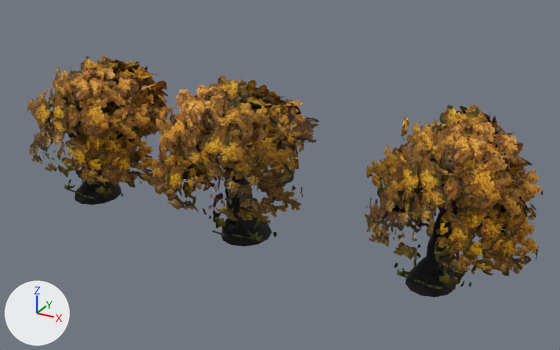
Before and after pictures for a commit that changed the glTF model godot/project/assets/forest_rescue/forest/lf_env_golden_oak.glb.
Rendered twice from a 50 mm camera at (48.3, -51.2, 31.6) aimed at (19.4, 1.3, 5.3). The axes (+X, +Y, +Z) are drawn at lower left. The lights are the same throughout. The first picture is the older version. Objects named as collision shapes, trigger or cutter boxes, shadow casters or lower levels of detail are left out. Where no turn or scale is listed for an object, it has been applied to the vertices. Vertices at exactly the same position are counted once.

Names of what the first picture shows: 'lf_env_golden_oak_v1_LOD0', 'lf_env_golden_oak_v2_LOD0', 'lf_env_golden_oak_v3_LOD0'.
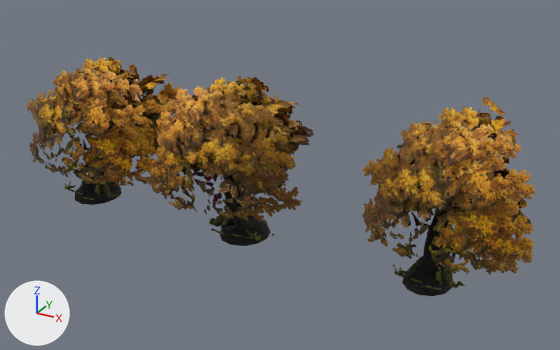
Where the change shows, as pixel boxes (x1, y1, x2, y2) in the pictures (560 x 350 px):
'lf_env_golden_oak_v3_LOD0', reshaped, moved: before (365, 105, 543, 297); after (362, 97, 536, 296)
'lf_env_golden_oak_v2_LOD0', reshaped, moved: before (151, 75, 319, 247); after (150, 75, 314, 246)
'lf_env_golden_oak_v1_LOD0', reshaped: before (27, 56, 176, 205); after (27, 57, 180, 205)
part 1 of me_lf_env_golden_oak_v1_lod0, deleted (brown): before (30, 58, 176, 199)
part 2 of me_lf_env_golden_oak_v1_lod0, reshaped (mostly hidden before): before (31, 111, 119, 186); after (30, 57, 180, 201)
part 3 of me_lf_env_golden_oak_v1_lod0, surface changed: (37, 58, 152, 197) in both
part 4 of me_lf_env_golden_oak_v2_lod0, deleted (brown): before (158, 79, 319, 241)
part 5 of me_lf_env_golden_oak_v2_lod0, reshaped: before (164, 143, 285, 223); after (159, 75, 314, 240)
part 6 of me_lf_env_golden_oak_v2_lod0, surface changed: (159, 77, 296, 220) in both
part 7 of me_lf_env_golden_oak_v3_lod0, rebuilt (not visible before): after (411, 212, 420, 226)
part 8 of me_lf_env_golden_oak_v3_lod0, deleted (brown): before (367, 106, 538, 290)
part 9 of me_lf_env_golden_oak_v3_lod0, reshaped: before (366, 149, 483, 272); after (365, 97, 531, 291)
part 10 of me_lf_env_golden_oak_v3_lod0, surface changed: before (369, 105, 543, 287); after (364, 107, 536, 286)

Patch to the scene script:
```diff
--- a/godot/project/assets/forest_rescue/forest/lf_env_golden_oak.glb.py
+++ b/godot/project/assets/forest_rescue/forest/lf_env_golden_oak.glb.py
@@ me_lf_env_golden_oak_v1_lod0 @@
-me_lf_env_golden_oak_v1_lod0.from_pydata(...)  # 4659 vertices, 3620 faces; spans x -6.19..8.5, y -5.81..6.92, z -0.3..13.59
+me_lf_env_golden_oak_v1_lod0.from_pydata(...)  # 4542 vertices, 3494 faces; spans x -6.1..8.5, y -5.94..7.51, z -0.3..13.59
+# me_lf_env_golden_oak_v1_lod0 part 1: 727 loose pieces with 3469 vertices, spanning x -6.19..8.06, y -5.74..6.92, z 0.2..12.97, are deleted
+# me_lf_env_golden_oak_v1_lod0 part 2: 4 vertices moved within x -3.74..2.9, y -3.68..1.29, z 4.2..8.93; 121 vertices removed from x -3.74..3.85, y -4.56..2.36, z 0.89..8.98; 3458 vertices added at x -6.1..8.05, y -5.94..7.51, z 0.2..13.03
+# me_lf_env_golden_oak_v1_lod0 part 3: 108 kept faces spanning x -5.76..8.5, y -5.33..2.64, z 0.21..13.59 get new texture (UV) coordinates
+# other edits to the shape of me_lf_env_golden_oak_v1_lod0 do not show in these pictures
 me_lf_env_golden_oak_v1_lod0.materials.append(mat_lf_bark_oak)
@@ me_lf_env_golden_oak_v2_lod0 @@
-me_lf_env_golden_oak_v2_lod0.from_pydata(...)  # 4567 vertices, 3574 faces; spans x -8.75..5.97, y -5.86..8.07, z -0.3..13.6
+me_lf_env_golden_oak_v2_lod0.from_pydata(...)  # 4286 vertices, 3366 faces; spans x -8.5..5.96, y -5.95..7.25, z -0.3..13.6
+# me_lf_env_golden_oak_v2_lod0 part 4: 714 loose pieces with 3453 vertices, spanning x -8.75..5.97, y -5.86..8.07, z 0.2..13.01, are deleted
+# me_lf_env_golden_oak_v2_lod0 part 5: 1 vertex moved within x 0.05, y -0.67, z 5.72; 102 vertices removed from x -4.01..5.02, y -5.46..1.37, z 0.89..8.47; 3259 vertices added at x -8.25..5.96, y -5.95..7.25, z 0.2..13.18
+# me_lf_env_golden_oak_v2_lod0 part 6: 94 kept faces spanning x -8.5..5.76, y -5.29..0.65, z 0.2..13.6 get new texture (UV) coordinates
+# other edits to the shape of me_lf_env_golden_oak_v2_lod0 do not show in these pictures
 me_lf_env_golden_oak_v2_lod0.materials.append(mat_lf_bark_oak)
@@ me_lf_env_golden_oak_v3_lod0 @@
-me_lf_env_golden_oak_v3_lod0.from_pydata(...)  # 4347 vertices, 3464 faces; spans x -5.51..7.65, y -5.4..6.58, z -0.32..14.41
+me_lf_env_golden_oak_v3_lod0.from_pydata(...)  # 4574 vertices, 3510 faces; spans x -5.51..7.65, y -5.3..6.94, z -0.32..14.41
+# me_lf_env_golden_oak_v3_lod0 part 7: the loose piece of 15 vertices spanning x -1.38..-0.79, y -0.8..-0.37, z 4.58..5.48 is rebuilt with 20 vertices and now spans x -1.62..-0.77, y -0.81..-0.3, z 4.54..5.5
+# me_lf_env_golden_oak_v3_lod0 part 8: 656 loose pieces with 3216 vertices, spanning x -5.51..7.22, y -5.4..6.58, z 0.22..13.81, are deleted
+# me_lf_env_golden_oak_v3_lod0 part 9: 6 vertices moved within x -3.37..2.68, y -3.35..-0.26, z 4.74..12.26; 149 vertices removed from x -4.46..4.63, y -5.02..2.24, z 0.95..12.26; 3577 vertices added at x -5.51..7.26, y -5.3..6.94, z 0.21..13.81
+# me_lf_env_golden_oak_v3_lod0 part 10: 95 kept faces spanning x -5.18..7.65, y -4.87..0.51, z 0.22..14.41 get new texture (UV) coordinates
+# other edits to the shape of me_lf_env_golden_oak_v3_lod0 do not show in these pictures
 me_lf_env_golden_oak_v3_lod0.materials.append(mat_lf_bark_oak)
@@ ob_lf_env_golden_oak_v2_lod0 @@
 ob_lf_env_golden_oak_v2_lod0 = bpy.data.objects.new('lf_env_golden_oak_v2_LOD0', me_lf_env_golden_oak_v2_lod0)
-ob_lf_env_golden_oak_v2_lod0.location = (16.72, 0.0, 0.0)
+ob_lf_env_golden_oak_v2_lod0.location = (16.6, 0.0, 0.0)
@@ ob_lf_env_golden_oak_v3_lod0 @@
 ob_lf_env_golden_oak_v3_lod0 = bpy.data.objects.new('lf_env_golden_oak_v3_LOD0', me_lf_env_golden_oak_v3_lod0)
-ob_lf_env_golden_oak_v3_lod0.location = (33.45, 0.0, 0.0)
+ob_lf_env_golden_oak_v3_lod0.location = (33.21, 0.0, 0.0)
```
